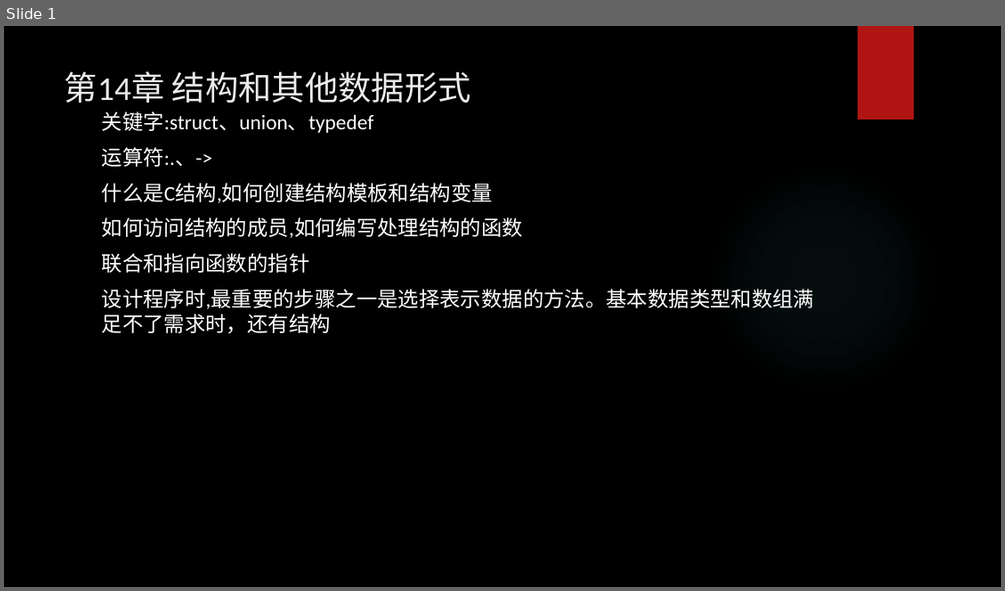
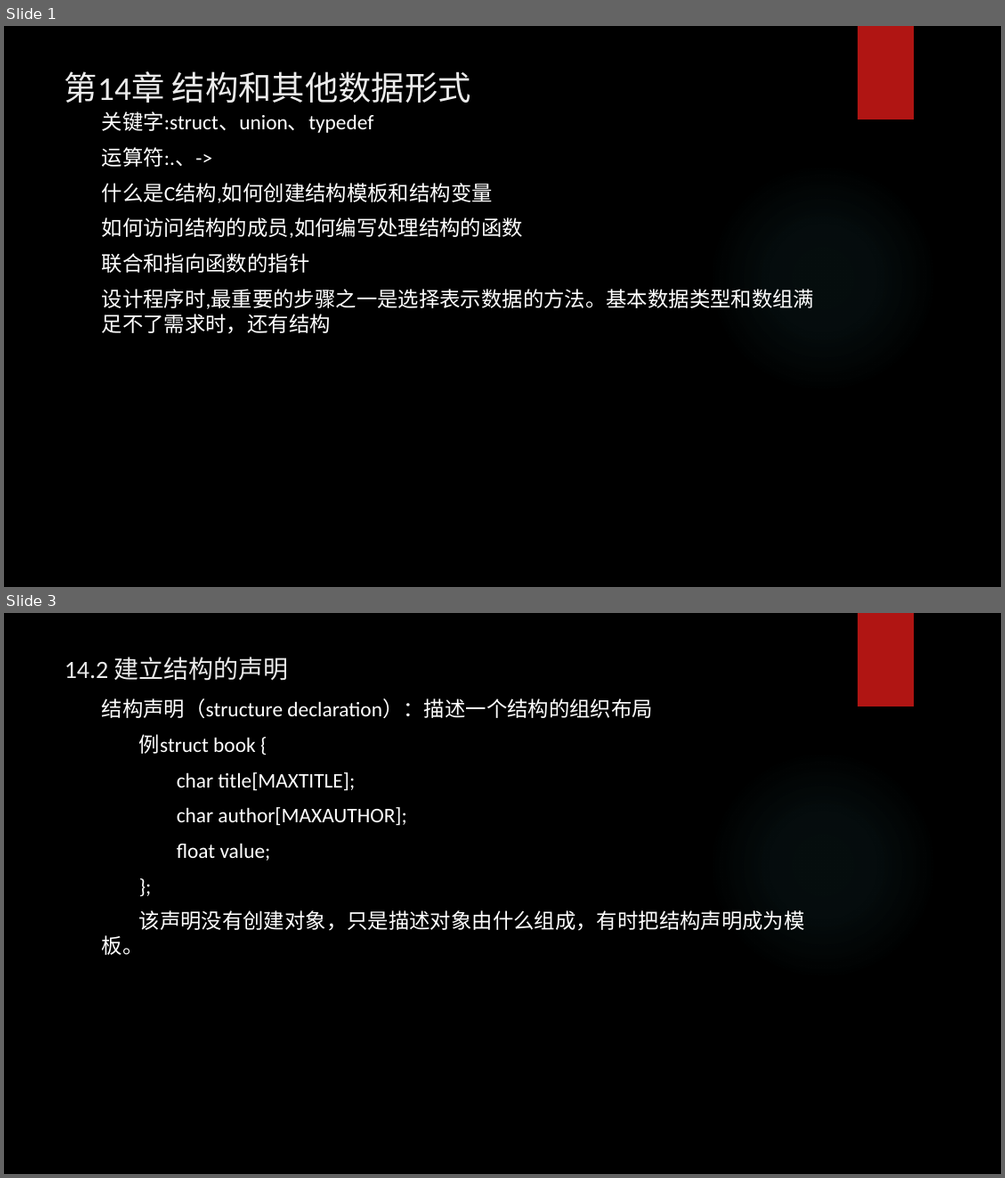
Before and after one commit to tsyin/c_ppt-code, a slide deck: PPT/14 结构和其他数据形式.pptx. Shown one above the other, each under a label of ours: slide 1 before the commit, slides 1 and 3 after it; the slides between them are not shown. The pictures are 1005x591 and 1005x1178 pixels, drawn with LibreOffice and Linux fonts; fonts in the diff are those of the drawing; background and template pictures are left out. Boxes give left, top, right and bottom in pixels: in the first picture for what was removed or moved away, otherwise in the second. Text is boxed around its words. In the diff, an @@ line names an element or a change of style, - is before the commit and + after.

```diff
--- a/PPT/14 结构和其他数据形式.pptx
+++ b/PPT/14 结构和其他数据形式.pptx
@@ slide 3 added at (4,613,1001,1174), background picture (left out); not listed: 2 template elements that a slide beside it also shows @@
@@ title added at (65,657,289,681), 24 pt, text #EBEBEB @@
+14.2 建立结构的声明
@@ text added at (102,698,805,955), 20 pt, text #FFFFFF @@
+结构声明（structure declaration）：描述一个结构的组织布局
+例struct book {
+char title[MAXTITLE];
+char author[MAXAUTHOR];
+float value;
+};
+该声明没有创建对象，只是描述对象由什么组成，有时把结构声明成为模板。
```
Also in this commit, not shown: 1 slide changed, 6 other slides added, 19 other files.
